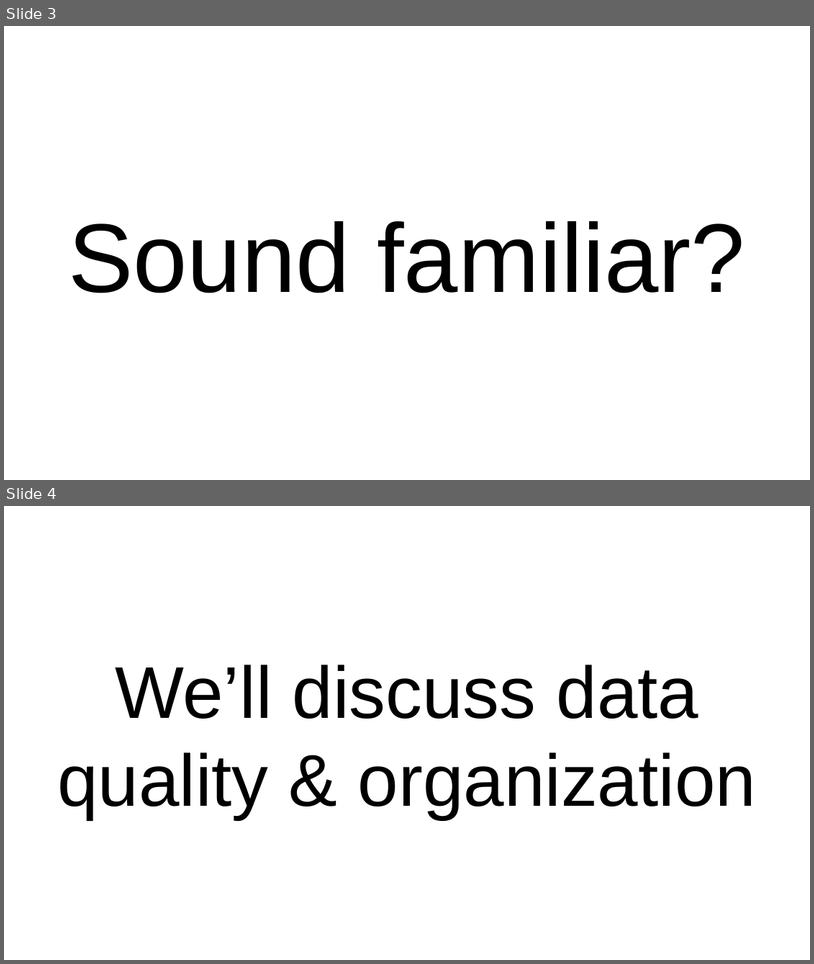
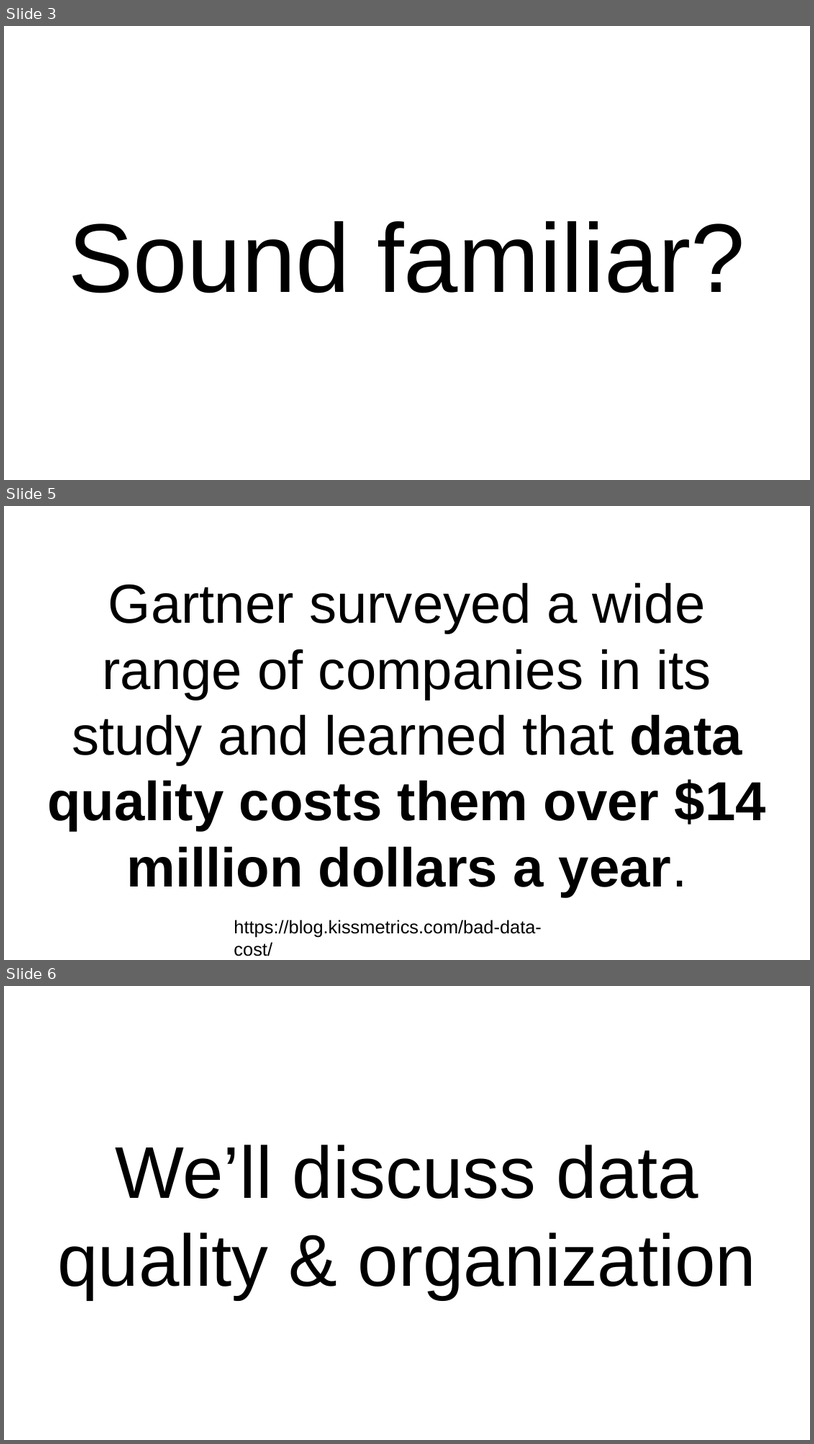
Before and after one commit to tebeka/talks, a slide deck: data-management/data-management.odp. Shown one above the other, each under a label of ours: slides 3 and 4 before the commit, slides 3, 5 and 6 after it; the slides between them are not shown. The pictures are 814x964 and 814x1444 pixels, drawn with LibreOffice and Linux fonts; fonts in the diff are those of the drawing. Boxes give left, top, right and bottom in pixels: in the first picture for what was removed or moved away, otherwise in the second. Text is boxed around its words. In the diff, an @@ line names an element or a change of style, - is before the commit and + after.

```diff
--- a/data-management/data-management.odp
+++ b/data-management/data-management.odp
@@ slide 5 added at [4,506,810,960], background #FFFFFF @@
@@ title added at [47,582,766,896], 54 pt, text #000000 @@
+Gartner surveyed a wide range of companies in its study and learned that data quality costs them over $14 million dollars a year.
@@ text added at [234,919,541,956], 18 pt, text #000000 @@
+https://blog.kissmetrics.com/bad-data-cost/
@@ what was slide 4 is now slide 6 @@
```
Also in this commit, not shown: 3 slides changed, 3 other slides added, 3 slides removed.
